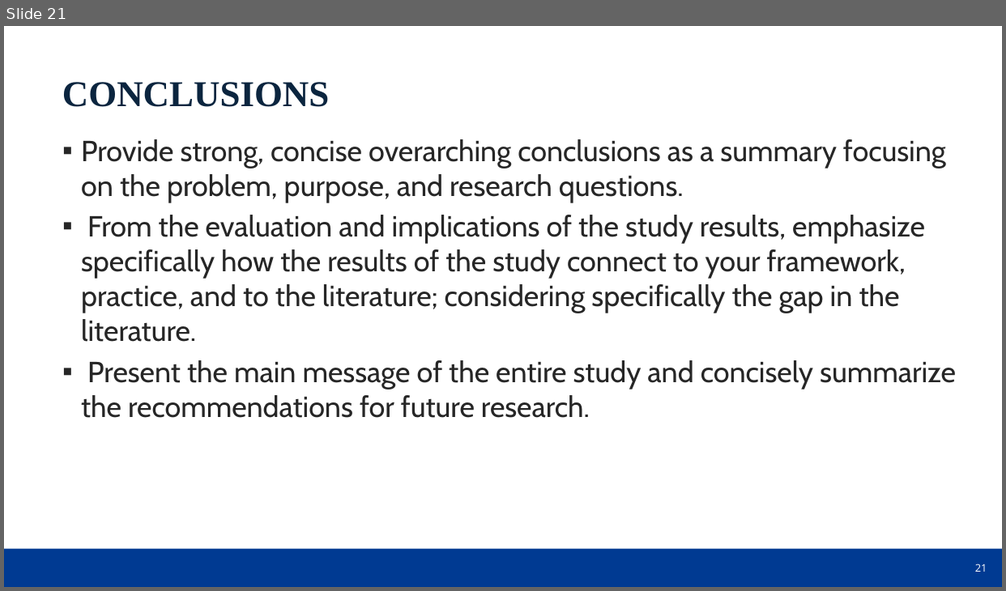
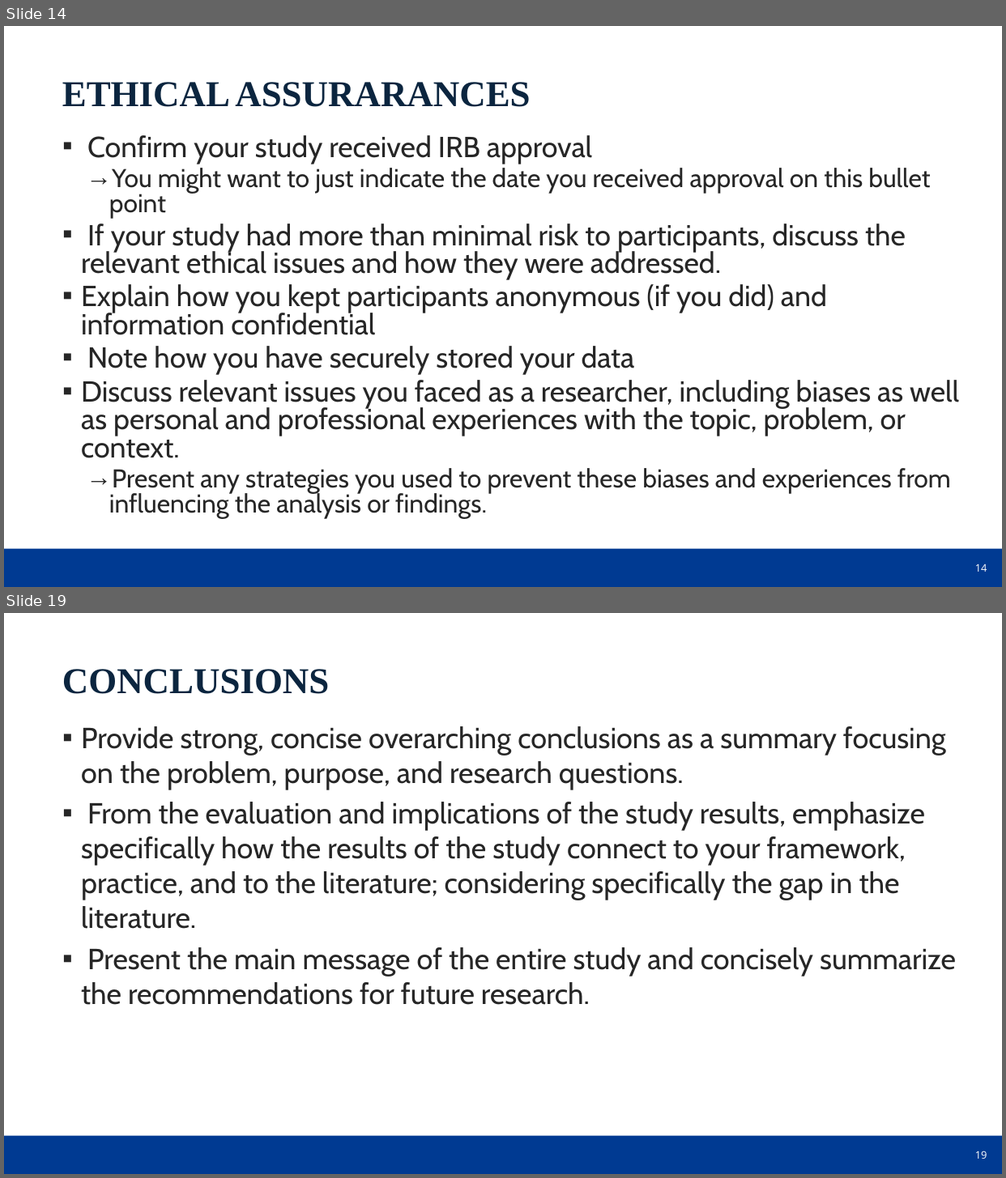
Before and after one commit to dr-natetorious/Dissertation, a slide deck: DSE_Quantitative_oral_defense_presentation_template_2022_NU.pptx. Shown one above the other, each under a label of ours: slide 21 before the commit, slides 14 and 19 after it; the slides between them are not shown. The pictures are 1006x591 and 1006x1178 pixels, drawn with LibreOffice and Linux fonts; fonts in the diff are those of the drawing; background and template pictures are left out. Boxes give left, top, right and bottom in pixels: in the first picture for what was removed or moved away, otherwise in the second. Text is boxed around its words. In the diff, an @@ line names an element or a change of style, - is before the commit and + after.

```diff
--- a/DSE_Quantitative_oral_defense_presentation_template_2022_NU.pptx
+++ b/DSE_Quantitative_oral_defense_presentation_template_2022_NU.pptx
@@ slide 14 added at box(4, 26, 1002, 587), background picture (left out); not listed: 2 template elements that a slide beside it also shows @@
@@ text added at box(62, 82, 530, 107), 35 pt, text #0B253F, bold @@
+ETHICAL ASSURARANCES
@@ text added at box(81, 135, 959, 519), 27.9 pt, text #262626 @@
+▪ Confirm your study received IRB approval
+  → You might want to just indicate the date you received approval on this bullet point
+▪ If your study had more than minimal risk to participants, discuss the relevant ethical issues and how they were addressed.
+▪ Explain how you kept participants anonymous (if you did) and information confidential
+▪ Note how you have securely stored your data
+▪ Discuss relevant issues you faced as a researcher, including biases as well as personal and professional experiences with the topic, problem, or context.
+  → Present any strategies you used to prevent these biases and experiences from influencing the analysis or findings.
@@ what was slide 21 is now slide 19 @@
@@ page number at box(975, 1151, 987, 1159): text changed @@
-21
+19
```
Also in this commit, not shown: 3 slides changed, 15 other slides added, 18 slides removed, 2 other files.
